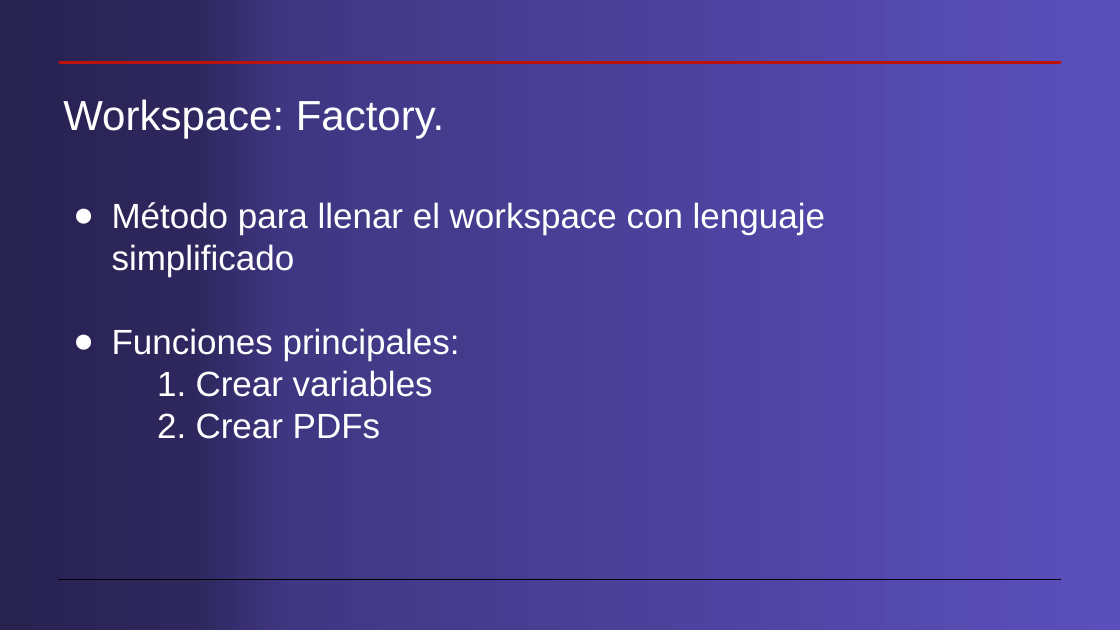
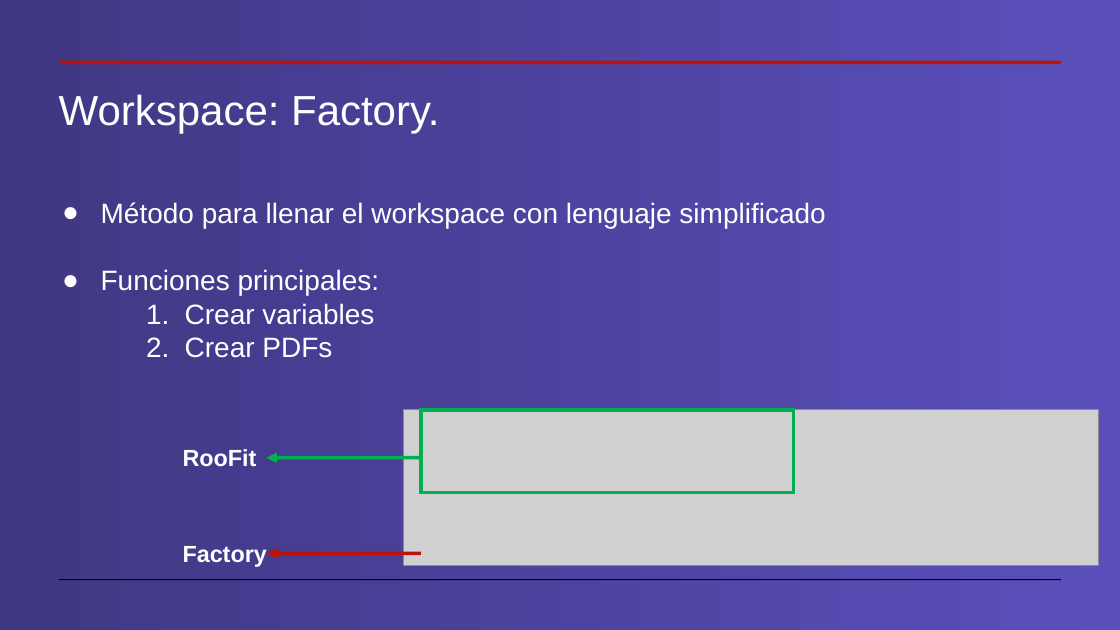
Before and after one commit to cdavidgutierrez/ProyectoFinal_CERN_ROOT, a slide deck: slide 12 of Workspaces en root.pptx (slide 10 before the commit). Drawn at 1120x630 pixels with LibreOffice and Linux fonts; fonts in the diff are those of the drawing; grey boxes stand for pictures. Boxes give left, top, right and bottom in pixels: in the first picture for what was removed or moved away, otherwise in the second. Text is boxed around its words. In the diff, an @@ line names an element or a change of style, - is before the commit and + after.

```diff
--- a/Workspaces en root.pptx
+++ b/Workspaces en root.pptx
@@ background gradient #5B4FBB to #403783 to #2D275D to #282251 to gradient #5B4FBB to #403783 @@
@@ title "Workspace: Factory.": place and size @@
-title "Workspace: Factory." at <box>63,99,444,139</box>
+title "Workspace: Factory." at <box>59,94,439,134</box>
@@ text "Método para llenar el workspace ...": place and size @@
-text "Método para llenar el workspace ..." at <box>112,202,825,439</box>
+text "Método para llenar el workspace ..." at <box>101,202,825,358</box>
@@ text "Método para llenar el workspace ..." at <box>101,202,825,358</box>: size 30 to 24 pt @@
@@ picture added at <box>403,410,1098,565</box> @@
@@ rectangle added at <box>421,410,794,492</box>, outline #00B050 3 pt @@
@@ text added at <box>183,449,257,466</box>, 20 pt, text #FFFFFF, bold @@
+RooFit
@@ freeform shape added at <box>266,458,421,458</box>, outline #00B050 3 pt @@
@@ text added at <box>183,546,267,567</box>, 20 pt, text #FFFFFF, bold @@
+Factory
@@ freeform shape added at <box>266,554,421,554</box>, outline #BD1209 3 pt @@
```
Also in this commit, not shown: 18 other slides changed, 8 slides added, 11 slides removed.
